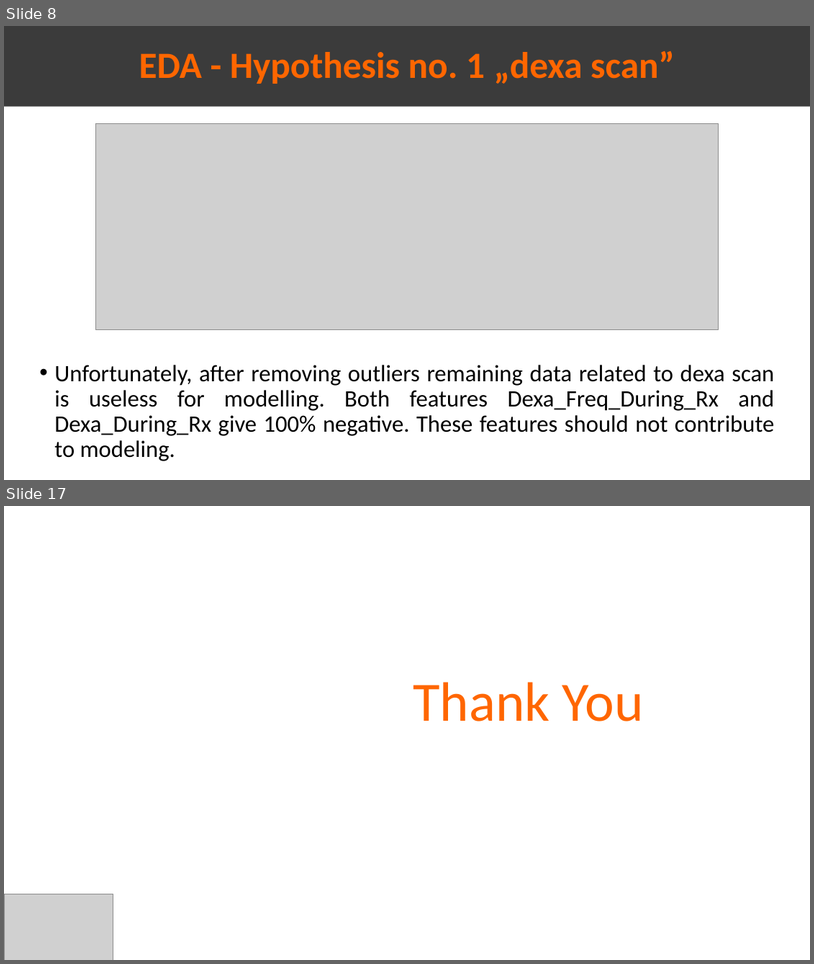
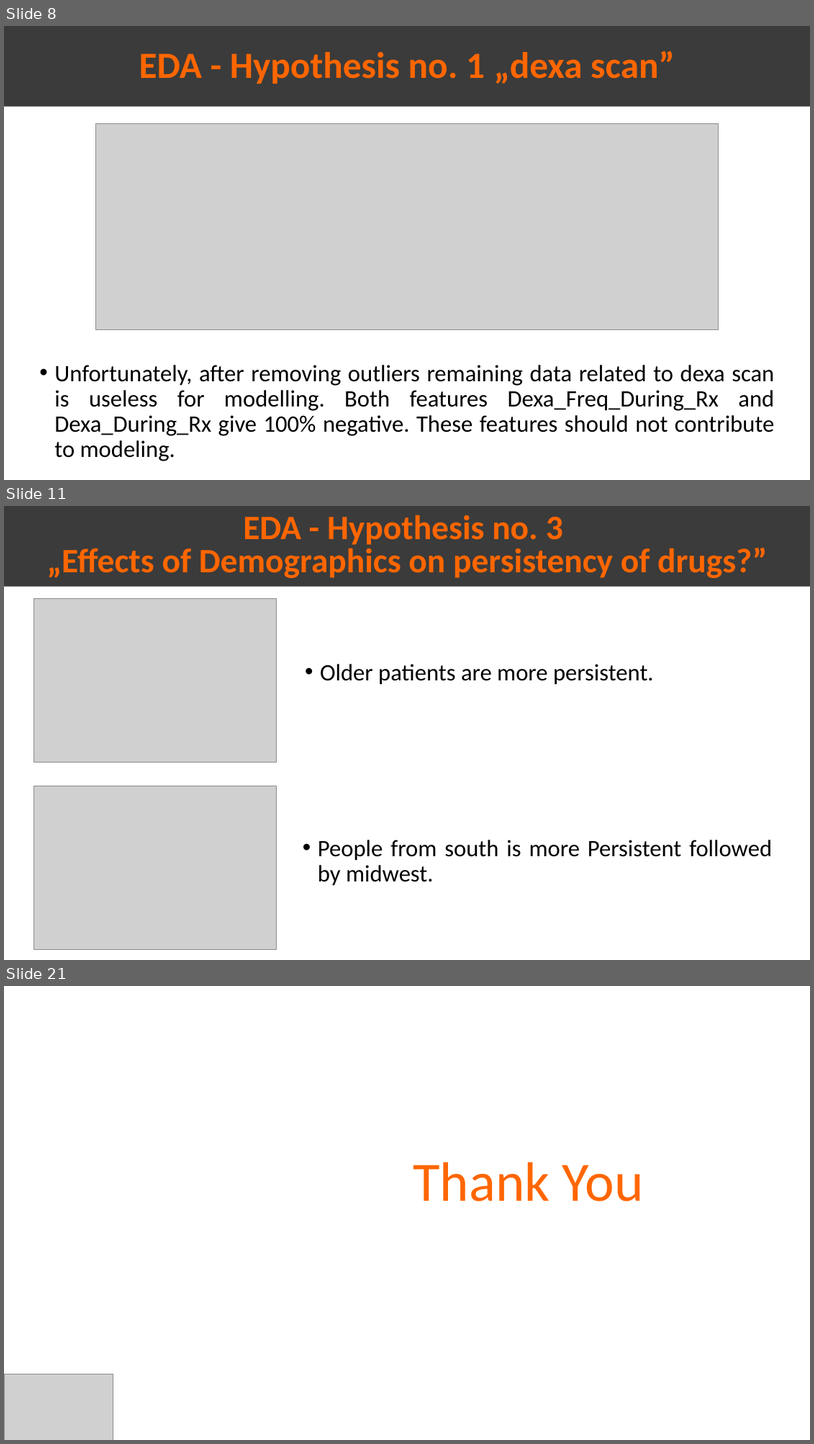
Before and after one commit to Omar-Safwat/HealthCare_project, a slide deck: Week_10-11/Presentation_EDA.pptx. Shown one above the other, each under a label of ours: slides 8 and 17 before the commit, slides 8, 11 and 21 after it; the slides between them are not shown. The pictures are 814x964 and 814x1444 pixels, drawn with LibreOffice and Linux fonts; fonts in the diff are those of the drawing; grey boxes stand for pictures. Boxes give left, top, right and bottom in pixels: in the first picture for what was removed or moved away, otherwise in the second. Text is boxed around its words. In the diff, an @@ line names an element or a change of style, - is before the commit and + after.

```diff
--- a/Week_10-11/Presentation_EDA.pptx
+++ b/Week_10-11/Presentation_EDA.pptx
@@ slide 11 added at <box>4,506,810,960</box>, background #FFFFFF @@
@@ rectangle added at <box>4,506,810,587</box>, fill #3B3B3B, 40.7 pt, text #FF6600, bold @@
+EDA - Hypothesis no. 3
+„Effects of Demographics on persistency of drugs?”
@@ picture added at <box>34,598,277,762</box> @@
@@ text added at <box>320,664,654,685</box>, 28 pt, text #000000 @@
+• Older patients are more persistent.
@@ picture added at <box>34,785,277,950</box> @@
@@ text added at <box>318,839,772,885</box>, 28 pt, text #000000 @@
+• People from south is more Persistent followed by midwest.
@@ what was slide 17 is now slide 21 @@
```
Also in this commit, not shown: 10 slides changed, 4 other slides added, 1 slide removed, 2 other files.
